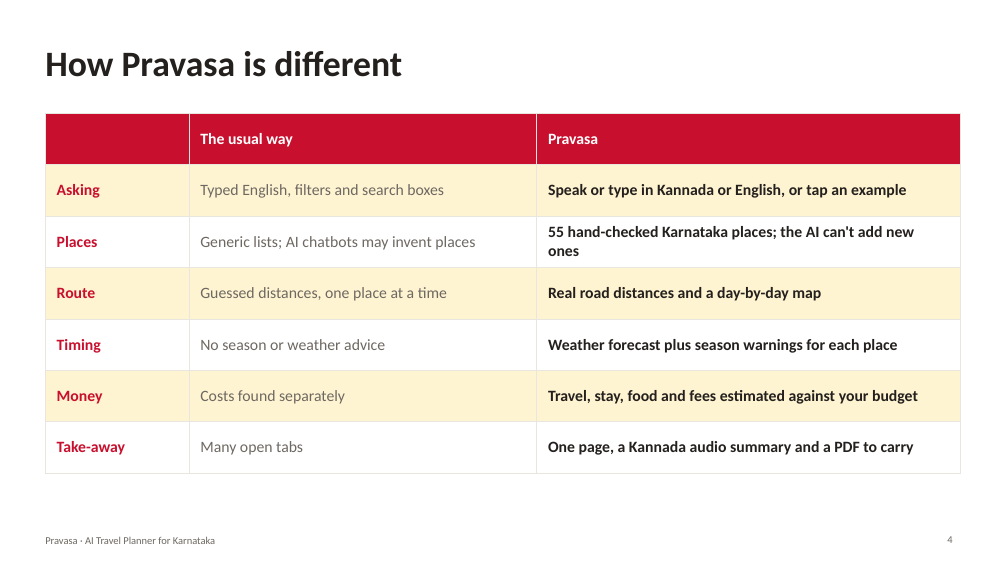
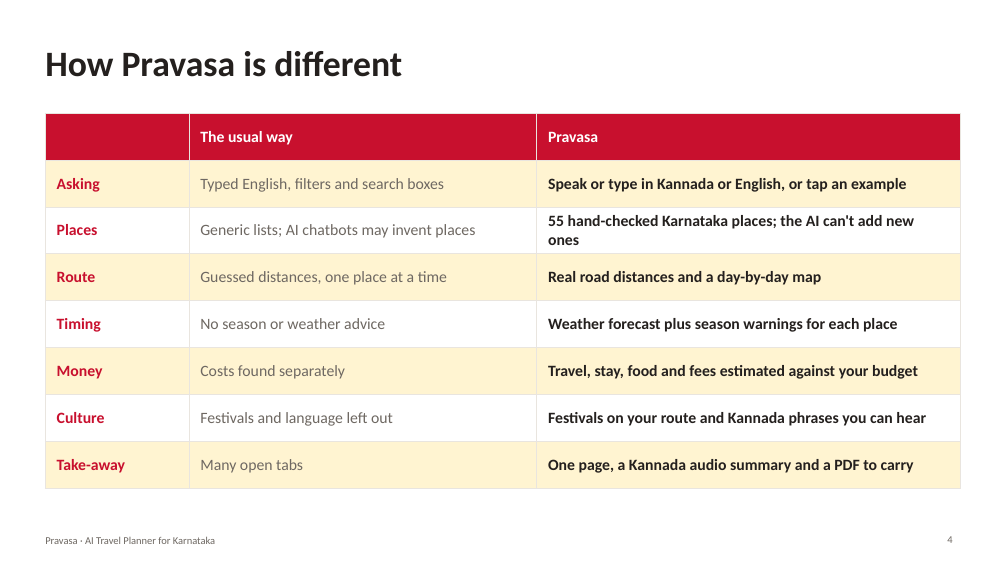
Before and after one commit to shravanisy2006/Pravasa, a slide deck: slide 4 of Pravasa_PPT.pptx. Drawn at 1008x567 pixels with LibreOffice and Linux fonts; fonts in the diff are those of the drawing. Boxes give left, top, right and bottom in pixels: in the first picture for what was removed or moved away, otherwise in the second. Text is boxed around its words. In the diff, an @@ line names an element or a change of style, - is before the commit and + after.

Commit message:
Celebrate Kannada styles added

```diff
--- a/Pravasa_PPT.pptx
+++ b/Pravasa_PPT.pptx
@@ table at (45, 113, 960, 477) @@
+row 7: Culture | Festivals and language left out | Festivals on your route and Kannada phrases you can hear
```
Also in this commit, not shown: 3 other slides changed, 1 slide added, 9 other files.
